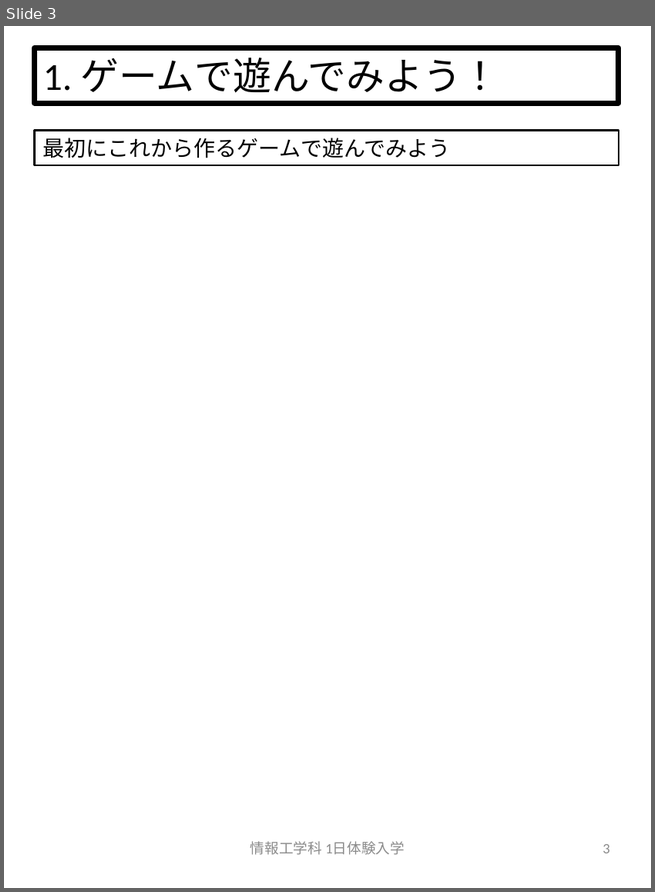
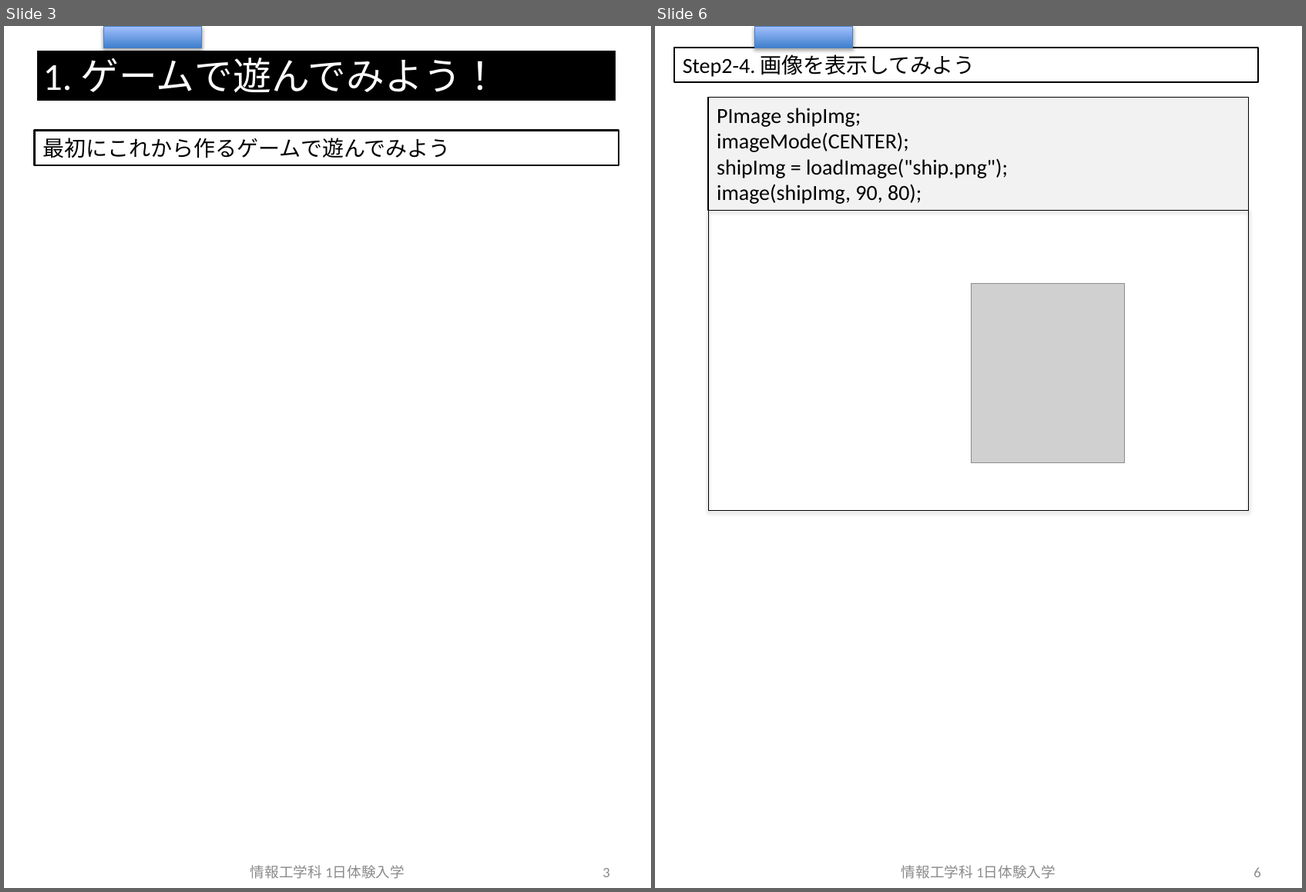
Before and after one commit to crotsu/ShootingGame_Taiken, a slide deck: Document/body.pptx. Shown side by side, each under a label of ours: slide 3 before the commit, slides 3 and 6 after it; the slides between them are not shown. The pictures are 655x892 and 1306x892 pixels, drawn with LibreOffice and Linux fonts; fonts in the diff are those of the drawing; grey boxes stand for pictures. Boxes give left, top, right and bottom in pixels: in the first picture for what was removed or moved away, otherwise in the second. Text is boxed around its words. In the diff, an @@ line names an element or a change of style, - is before the commit and + after.

```diff
--- a/Document/body.pptx
+++ b/Document/body.pptx
@@ slide 6 added at [655,26,1302,888], background #FFFFFF @@
@@ rectangle added at [674,48,1258,82], outline #000000 1.5 pt, 18 pt, text #000000 @@
+Step2-4. 画像を表示してみよう
@@ rectangle added at [754,26,852,48], fill gradient #3F80CE to #A4C4FF, outline #4B7EBC 0.75 pt @@
@@ rectangle added at [708,98,1249,211], fill #F2F2F2, outline #000000 1 pt, 18 pt, text #000000 @@
+PImage shipImg;
+imageMode(CENTER);
+shipImg = loadImage("ship.png");
+image(shipImg, 90, 80);
@@ rectangle added at [708,211,1249,510], outline #000000 0.75 pt @@
@@ picture added at [971,284,1125,463] @@
@@ text added at [901,865,1055,879], 12 pt, text #8C8C8C @@
+情報工学科 1日体験入学
@@ page number added at [1253,868,1260,878], 12 pt, text #8C8C8C @@
+6
@@ slide 3 changed as well @@
@@ rectangle "1. ゲームで遊んでみよう！" at [34,48,618,103]: text colour #000000 to #FFFFFF; fill none to #000000; outline #000000 4.5 pt to #FFFFFF 4.5 pt @@
@@ rectangle added at [103,26,201,48], fill gradient #3F80CE to #A4C4FF, outline #4B7EBC 0.75 pt @@
@@ text "情報工学科 1日体験入学": place and size @@
-text "情報工学科 1日体験入学" at [250,841,404,855]
+text "情報工学科 1日体験入学" at [250,865,404,879]
@@ page number: place and size @@
-page number at [602,845,609,854]
+page number at [602,868,609,878]
```
Also in this commit, not shown: 6 other slides changed, 1 other slide added, 2 slides removed, 23 other files.
